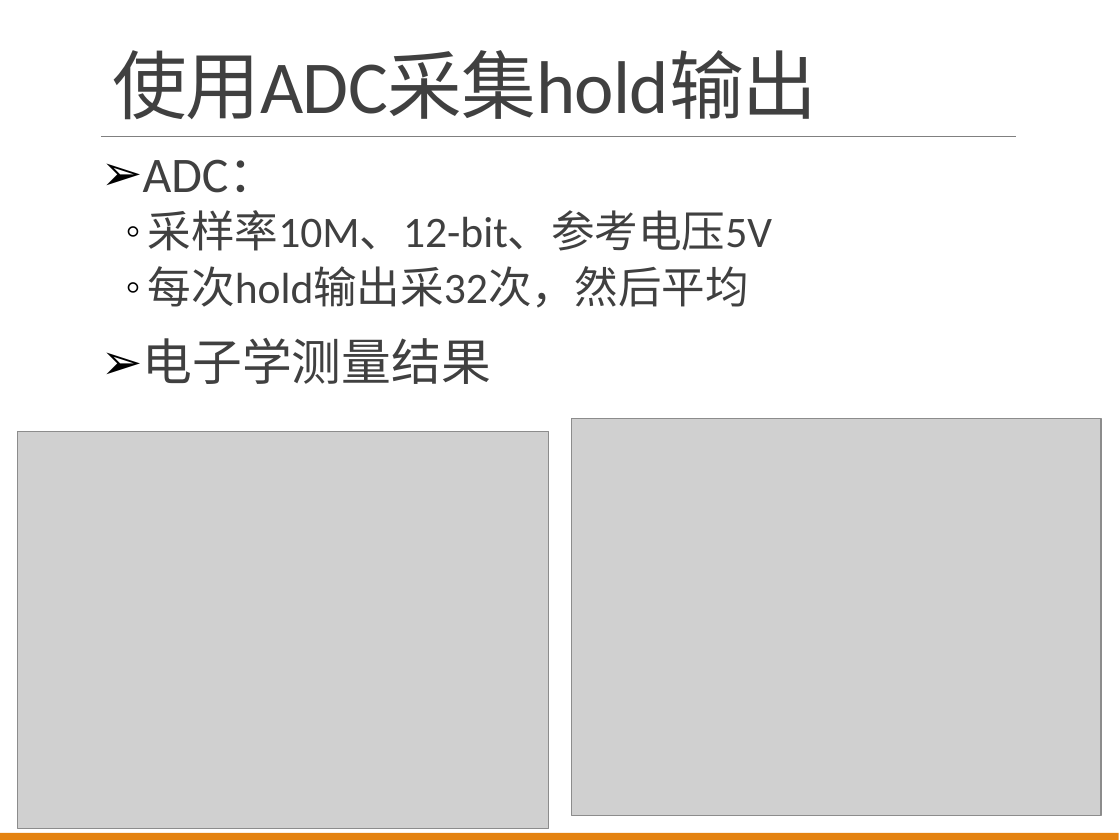
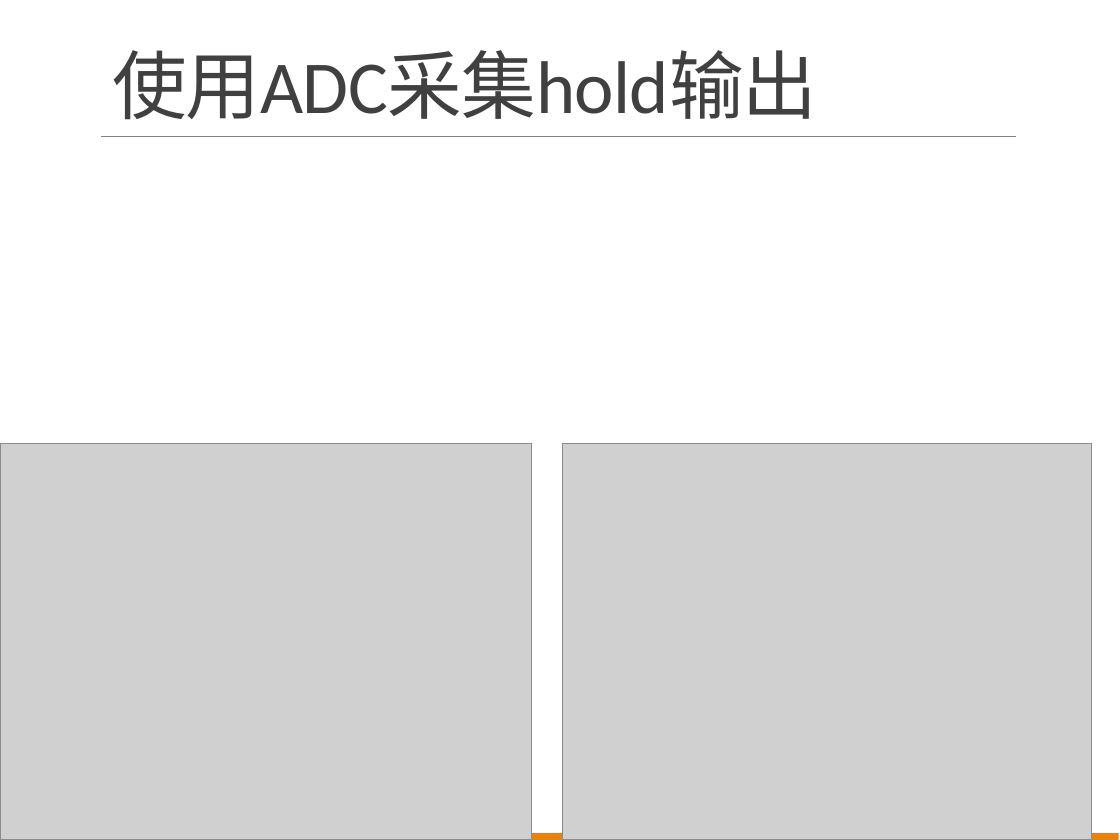
Before and after one commit to wyu0725/SDHCAL_DAQ, a slide deck: slide 5 of Slides/SDHCAL_Report_20170621.pptx. Drawn at 1120x840 pixels with LibreOffice and Linux fonts; fonts in the diff are those of the drawing; grey boxes stand for pictures. Boxes give left, top, right and bottom in pixels: in the first picture for what was removed or moved away, otherwise in the second. Text is boxed around its words. In the diff, an @@ line names an element or a change of style, - is before the commit and + after.

```diff
--- a/Slides/SDHCAL_Report_20170621.pptx
+++ b/Slides/SDHCAL_Report_20170621.pptx
@@ text removed at box(143, 159, 772, 384) @@
-➢ ADC：
-  ◦ 采样率10M、12-bit、参考电压5V
-  ◦ 每次hold输出采32次，然后平均
-➢ 电子学测量结果
@@ picture: place and size @@
-picture at box(17, 431, 549, 828)
+picture at box(0, 444, 532, 840)
@@ picture: place and size @@
-picture at box(572, 419, 1101, 815)
+picture at box(562, 444, 1091, 840)
```
Also in this commit, not shown: 8 other slides changed, 3 slides added, 1 slide removed.
